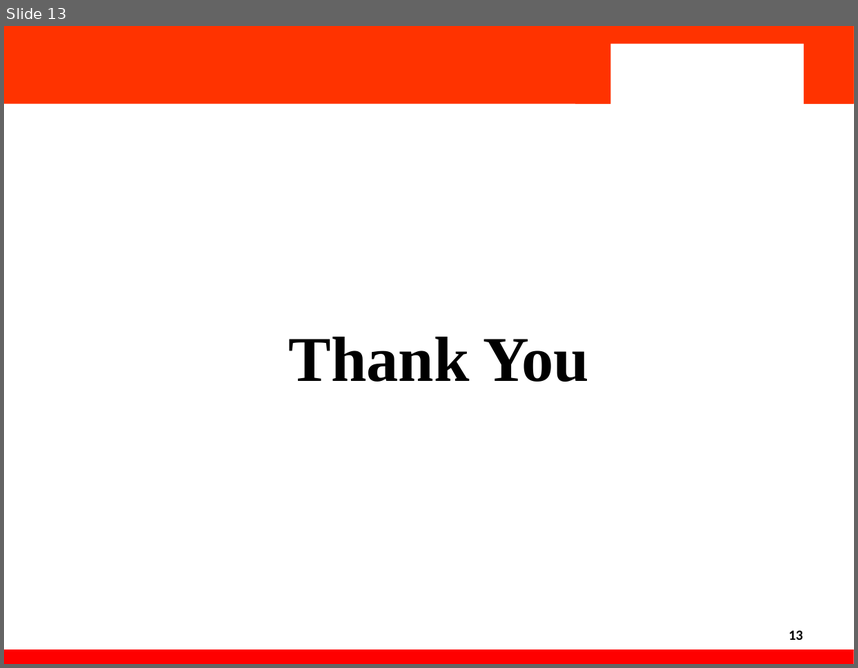
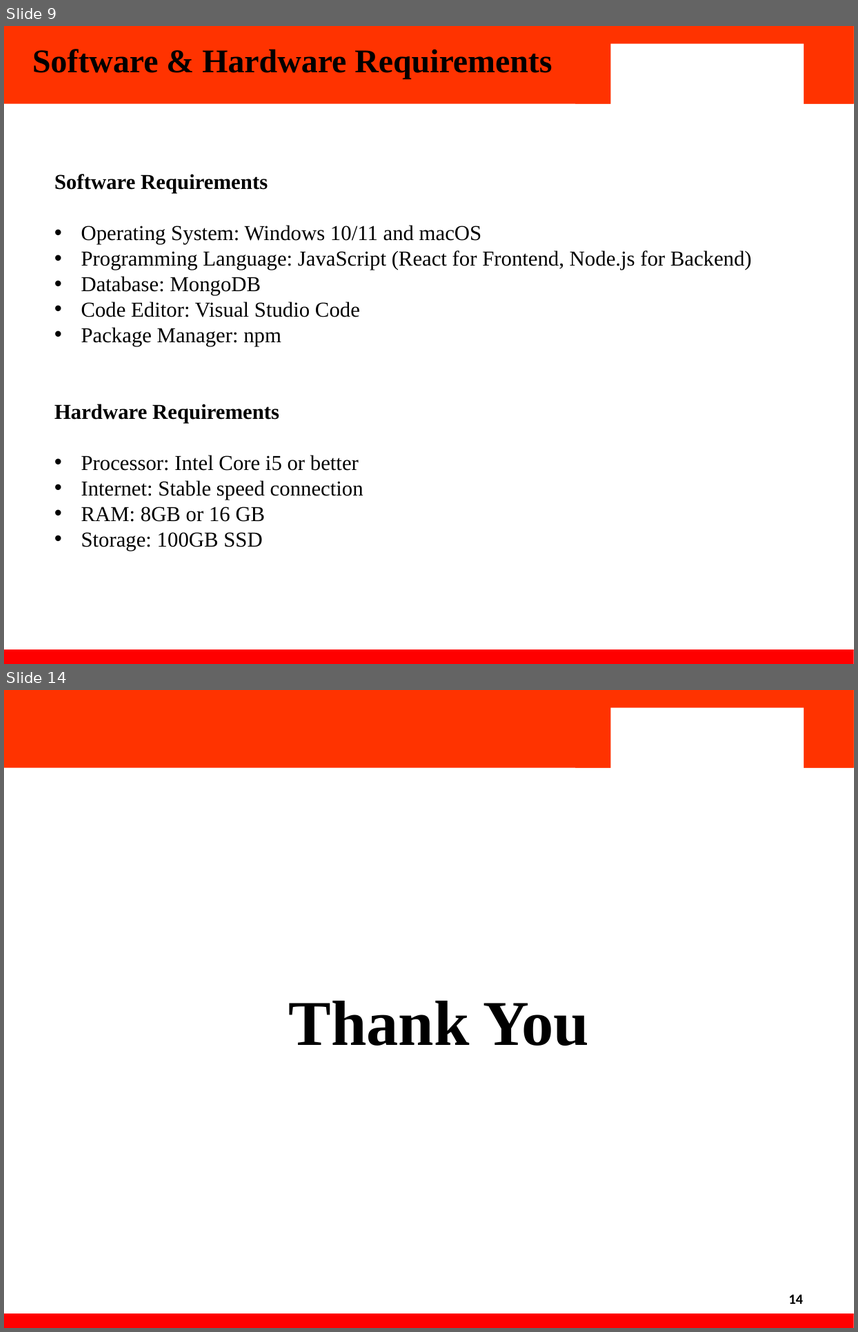
Before and after one commit to Abhishek1158/EdNote-s-E-Learning-Website--2210991158-2210991140-2210991200-2210991431--, a slide deck: Report and PPT/EdNote's.pptx. Shown one above the other, each under a label of ours: slide 13 before the commit, slides 9 and 14 after it; the slides between them are not shown. The pictures are 858x668 and 858x1332 pixels, drawn with LibreOffice and Linux fonts; fonts in the diff are those of the drawing; background and template pictures are left out. Boxes give left, top, right and bottom in pixels: in the first picture for what was removed or moved away, otherwise in the second. Text is boxed around its words. In the diff, an @@ line names an element or a change of style, - is before the commit and + after.

```diff
--- a/Report and PPT/EdNote's.pptx
+++ b/Report and PPT/EdNote's.pptx
@@ slide 9 added at (4,26,854,664), background #FFFFFF; not listed: 4 template elements that a slide beside it also shows @@
@@ title added at (32,49,552,79), 28 pt, text #000000, bold @@
+Software & Hardware Requirements
@@ text added at (54,174,752,550), 18 pt, text #000000 @@
+Software Requirements
+• Operating System: Windows 10/11 and macOS
+• Programming Language: JavaScript (React for Frontend, Node.js for Backend)
+• Database: MongoDB
+• Code Editor: Visual Studio Code
+• Package Manager: npm
+Hardware Requirements
+• Processor: Intel Core i5 or better
+• Internet: Stable speed connection
+• RAM: 8GB or 16 GB
+• Storage: 100GB SSD
@@ what was slide 13 is now slide 14 @@
@@ page number at (789,1294,803,1303): text changed @@
-13
+14
```
Also in this commit, not shown: 9 slides changed.
